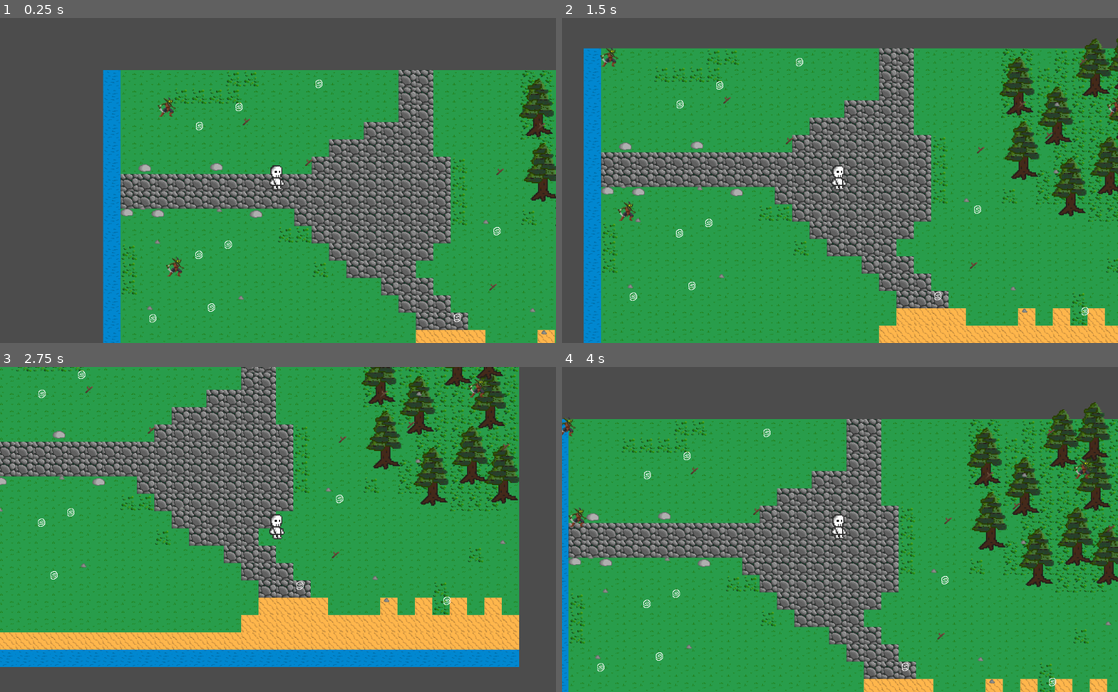
Above: before the commit, frames 1-4 (two rows, left to right).
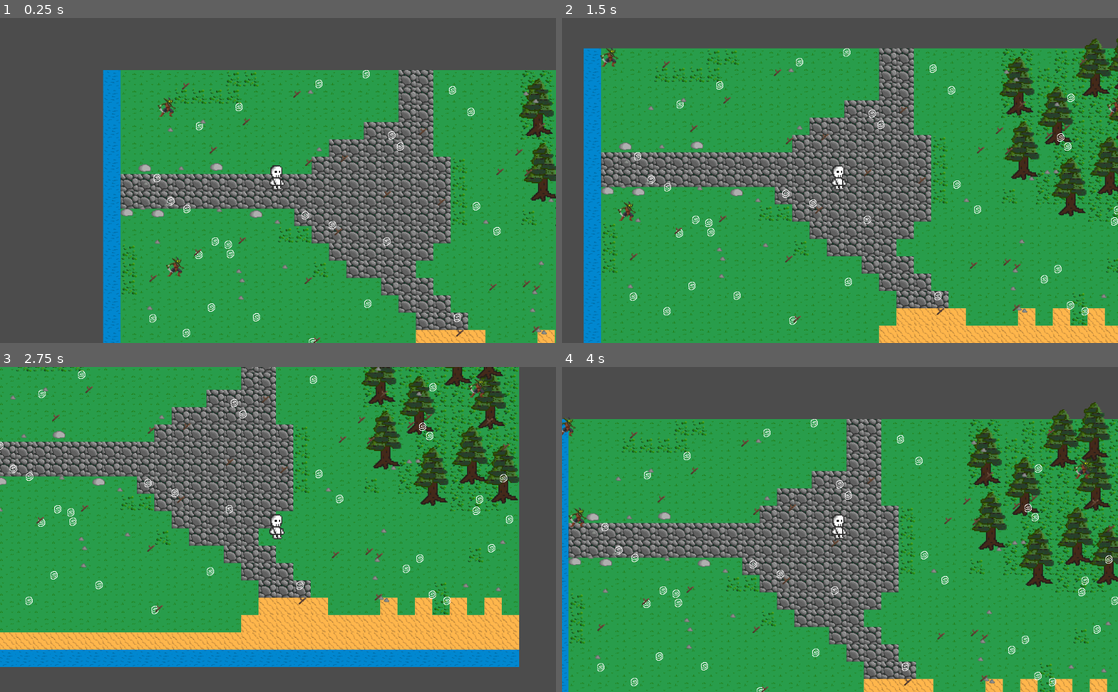
Above: after the commit, the same moments.

Repository: Kublite/my-first-game
Game: Godot game, scene res://Scenes/Root.tscn
Same seed, same stepped clock (60 frames per second), same inputs: the game is played once before the commit and once after it.
Inputs (mouse positions are in pixels of both pictures, inside the frame that each line leads up to):
- Up to frame 1 (0.25 s): no input
- Up to frame 2 (1.5 s): move the mouse to (962, 164) at 0.52 s; hold D (right) 0.53-1.28 s; hold E (e_click) 0.53-1.28 s; click (962, 164) at 0.67 s; move the mouse to (728, 196) at 1.27 s; hold S (down) from 1.28 s (still down); tap E (e_click) at 1.35 s
- Up to frame 3 (2.75 s): move the mouse to (333, 458) at 2.02 s; release S (down) at 2.03 s; hold D (right) from 2.03 s (still down); hold E (e_click) from 2.03 s (still down)
- Up to frame 4 (4 s): move the mouse to (812, 594) at 2.77 s; release D (right) at 2.78 s; release E (e_click) at 2.78 s; hold W (up) 2.78-3.53 s; tap E (e_click) at 2.85 s; click (812, 594) at 2.92 s; move the mouse to (1006, 578) at 3.52 s; hold A (left) from 3.53 s (still down); hold E (e_click) from 3.53 s (still down)

The runs differ from the first frame. In frame 1, 0.7% of the frame differs, in the area x 26-100%, y 16-100%; in frame 2, 0.9%; in frame 3, 0.9%; in frame 4, 1.0%, in the area x 5-100%, y 16-100%.

Commit message:
Add files via upload
стаки в инвентаре

Diff:
--- a/Scripts/Item.gd
+++ b/Scripts/Item.gd
@@ -2,6 +2,7 @@
 
 var item = ""
 var amount = 1
+var stack_limit = 16
 
 func set_item(item_name):
 	$Sprite.texture = load("res://Sprites/Items/%s.png" % item_name)
@@ -16,6 +17,9 @@
 func get_amount():
 	return amount
 
+func get_item_stack():
+	return stack_limit
+
 func _input(event):
 	if event.is_action_pressed("e_click"):
 		var pl = get_parent().get_parent().get_player()
--- a/Scripts/Panel.gd
+++ b/Scripts/Panel.gd
@@ -15,6 +15,15 @@
 func show_inventory(inventory):
 	clear()
 	for i in inventory.keys():
-		var new_item = item.instance()
-		container.add_child(new_item)
-		new_item.set_item(i, inventory[i])
+		var amount = inventory[i][0]
+		for j in range(amount/inventory[i][1]+1):
+
+			var new_item = item.instance()
+			if amount >= inventory[i][1]:
+				container.add_child(new_item)
+				new_item.set_item(i, inventory[i][1])
+				amount-=inventory[i][1]
+			elif amount > 0:
+				container.add_child(new_item)
+				new_item.set_item(i,amount)
+				amount = 0
--- a/Scripts/Player.gd
+++ b/Scripts/Player.gd
@@ -5,9 +5,9 @@
 func pick(item):
 	var it = item.get_item()
 	if it in inventory.keys():
-		inventory[it] += item.get_amount()
+		inventory[it][0] += item.get_amount()
 	else:
-		inventory[it] = item.get_amount()
+		inventory[it] = [item.get_amount(),item.get_item_stack()]
 	ui.update_inventory(inventory)
 	# warning-ignore:unused_argument
 
--- a/Scripts/Tilemap.gd
+++ b/Scripts/Tilemap.gd
@@ -10,7 +10,7 @@
 
 func _ready():
 	var items = ["rock", "rope", "Stick"]
-	for i in range(30):
+	for i in range(100):
 		randomize()
 		var a = int(rand_range(0, 3))
 		var new_item = item.instance()
